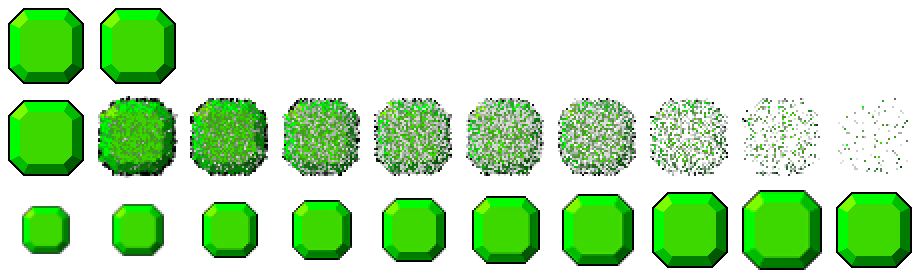
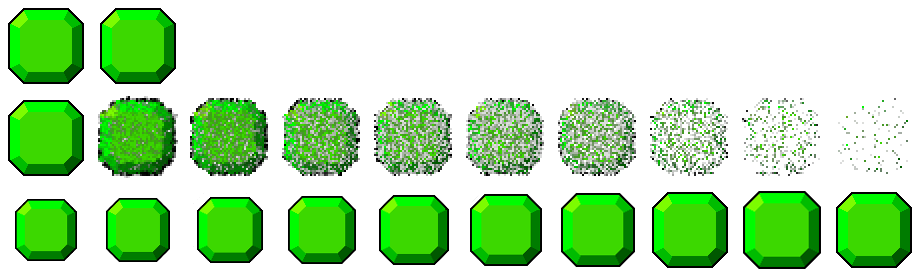
Two versions of the same layered image (w=920, h=276). Layer-by-layer changes:
painted on "Camada" over (x1=15, y1=190, x2=822, y2=270)
